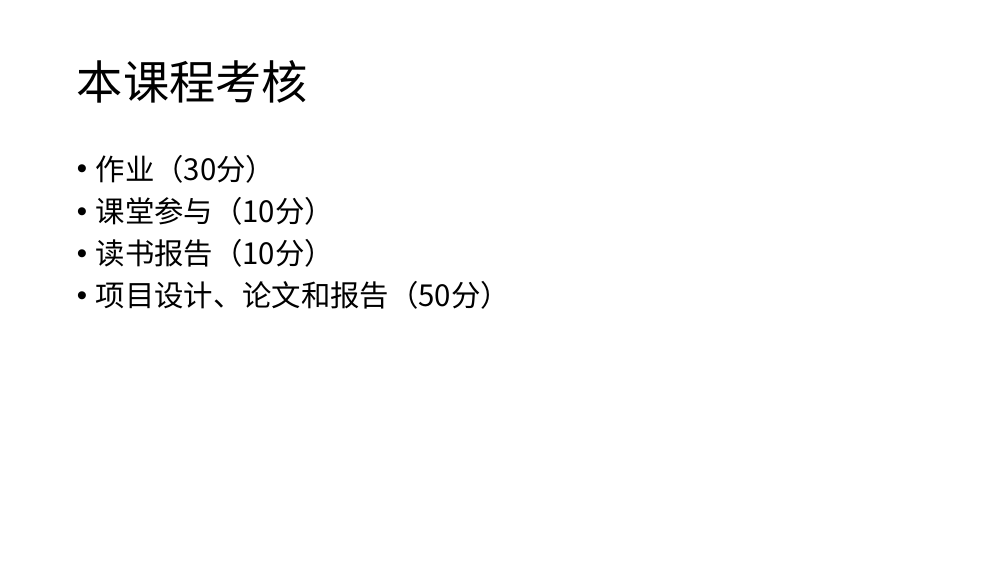
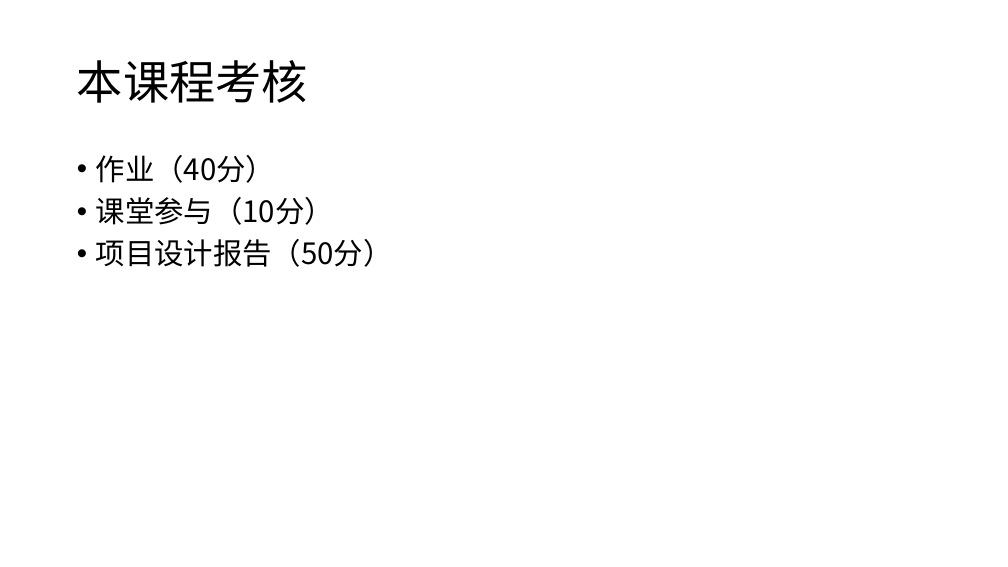
Before and after one commit to yishuai/bigalgo, a slide deck: slide 6 of ppt/0-overview.pptx (slide 16 before the commit). Drawn at 1008x567 pixels with LibreOffice and Linux fonts; fonts in the diff are those of the drawing. Boxes give left, top, right and bottom in pixels: in the first picture for what was removed or moved away, otherwise in the second. Text is boxed around its words. In the diff, an @@ line names an element or a change of style, - is before the commit and + after.

```diff
--- a/ppt/0-overview.pptx
+++ b/ppt/0-overview.pptx
@@ text at (96,155,275,183): text changed @@
-• 作业（30分）
+• 作业（40分）
@@ text at (96,239,393,267): text changed @@
-• 读书报告（10分）
-• 项目设计、论文和报告（50分）
+• 项目设计报告（50分）
```
Also in this commit, not shown: 1 other slide changed, 2 slides added, 12 slides removed, 54 other files.
